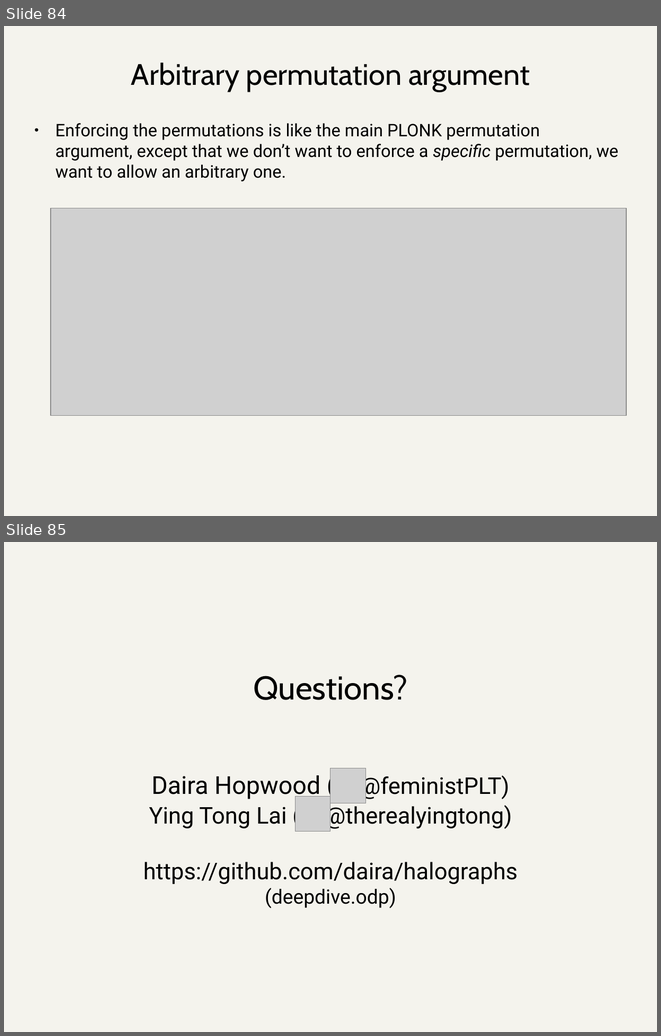
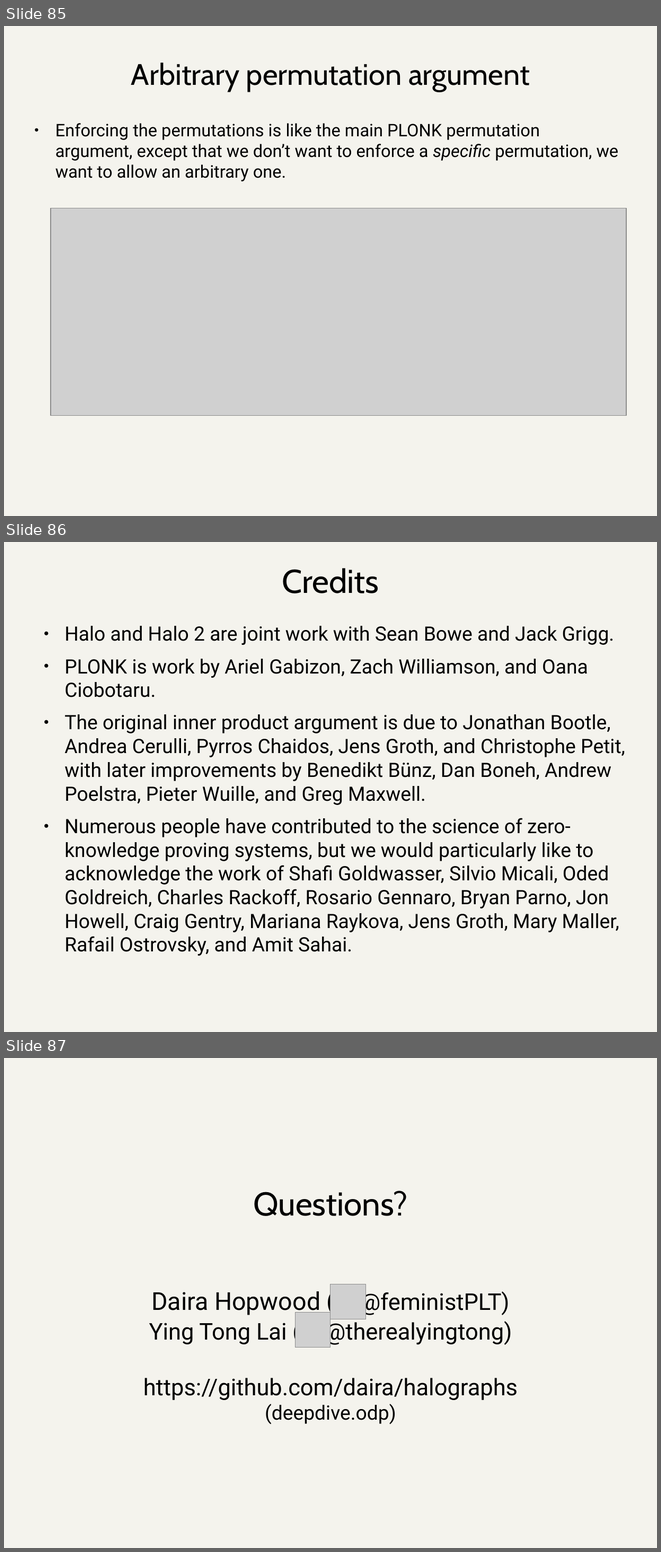
Before and after one commit to daira/halographs, a slide deck: deepdive.odp. Shown one above the other, each under a label of ours: slides 84 and 85 before the commit, slides 85, 86 and 87 after it. The pictures are 661x1036 and 661x1552 pixels, drawn with LibreOffice and Linux fonts; fonts in the diff are those of the drawing; grey boxes stand for pictures. Boxes give left, top, right and bottom in pixels: in the first picture for what was removed or moved away, otherwise in the second. Text is boxed around its words. In the diff, an @@ line names an element or a change of style, - is before the commit and + after.

```diff
--- a/deepdive.odp
+++ b/deepdive.odp
@@ slide 86 added at box(4, 542, 657, 1032), background #F4F3ED @@
@@ title added at box(282, 568, 379, 593), 40 pt, text #000000 @@
+Credits
@@ text added at box(64, 626, 625, 955), 24 pt, text #000000 @@
+● Halo and Halo 2 are joint work with Sean Bowe and Jack Grigg.
+● PLONK is work by Ariel Gabizon, Zach Williamson, and Oana Ciobotaru.
+● The original inner product argument is due to Jonathan Bootle, Andrea Cerulli, Pyrros Chaidos, Jens Groth, and Christophe Petit, with later improvements by Benedikt Bünz, Dan Boneh, Andrew Poelstra, Pieter Wuille, and Greg Maxwell.
+● Numerous people have contributed to the science of zero-knowledge proving systems, but we would particularly like to acknowledge the work of Shafi Goldwasser, Silvio Micali, Oded Goldreich, Charles Rackoff, Rosario Gennaro, Bryan Parno, Jon Howell, Craig Gentry, Mariana Raykova, Jens Groth, Mary Maller, Rafail Ostrovsky, and Amit Sahai.
@@ what was slide 84 is now slide 85 @@
@@ what was slide 85 is now slide 87 @@
```
Also in this commit, not shown: 9 slides changed, 2 other slides added, 1 slide removed, 1 other file.
